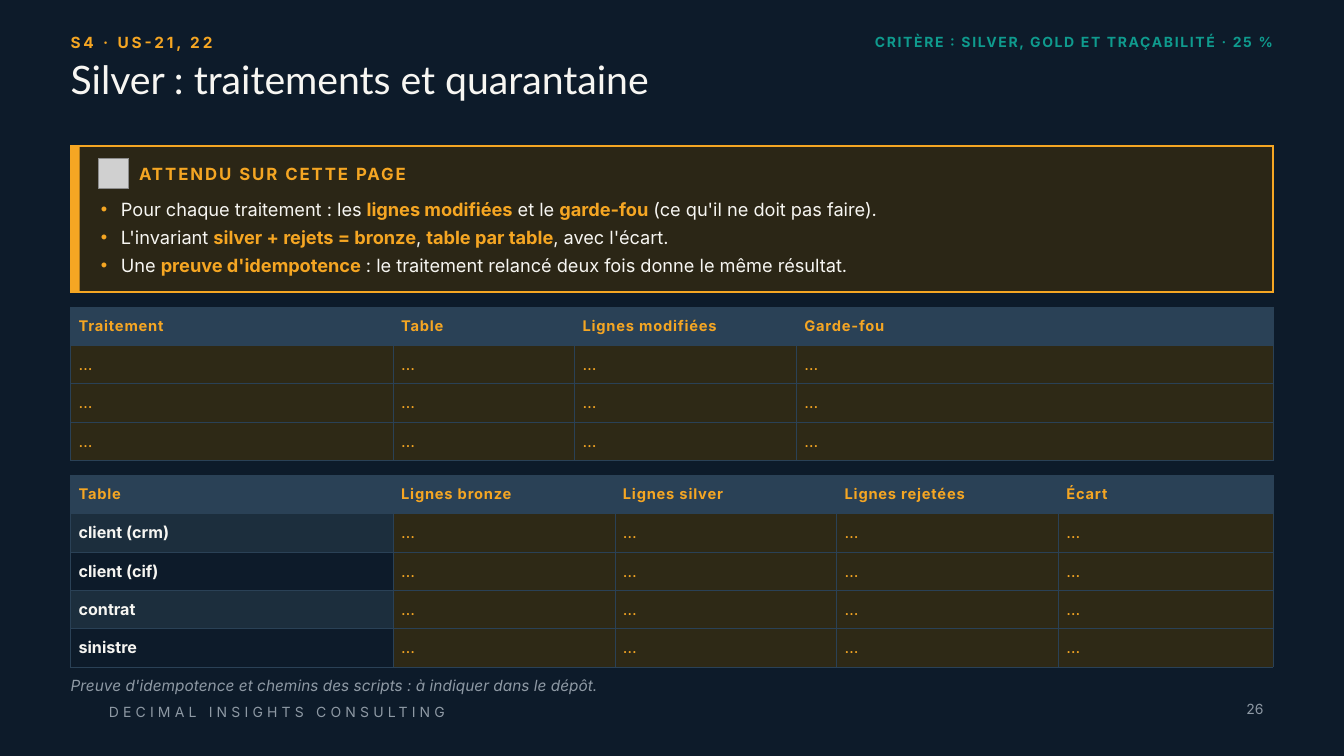
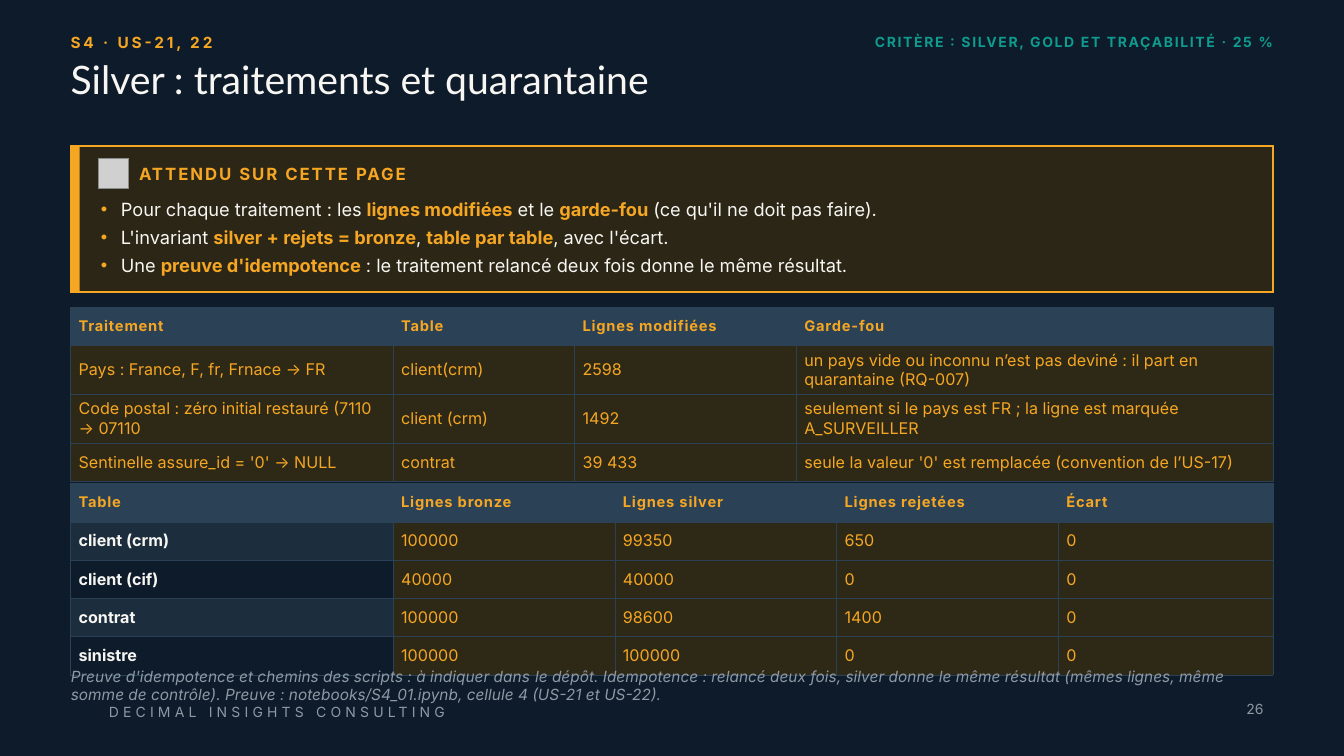
Before and after one commit to Samii05/td-qualite-g01, a slide deck: slide 26 of livrables/Livrable_Groupe_TD_AssurConnect.pptx. Drawn at 1344x756 pixels with LibreOffice and Linux fonts; fonts in the diff are those of the drawing; grey boxes stand for pictures; background and template pictures are left out. Boxes give left, top, right and bottom in pixels: in the first picture for what was removed or moved away, otherwise in the second. Text is boxed around its words. In the diff, an @@ line names an element or a change of style, - is before the commit and + after.

Commit message:
S4: silver standardisé, quarantaine porte S, conservation et idempotence (US-21, US-22)

```diff
--- a/livrables/Livrable_Groupe_TD_AssurConnect.pptx
+++ b/livrables/Livrable_Groupe_TD_AssurConnect.pptx
@@ table at (71,308,1273,482) @@
-row 2: … | … | … | …
+row 2: Pays : France, F, fr, Frnace → FR | client(crm) | 2598 | un pays vide ou inconnu n’est pas deviné : il part en quarantaine (RQ-007)
-row 3: … | … | … | …
+row 3: Code postal : zéro initial restauré (7110 → 07110 | client (crm) | 1492 | seulement si le pays est FR ; la ligne est marquée A_SURVEILLER
-row 4: … | … | … | …
+row 4: Sentinelle assure_id = '0' → NULL | contrat | 39 433 | seule la valeur '0' est remplacée (convention de l’US-17)
@@ table at (71,484,1273,676) @@
-row 2: client (crm) | … | … | … | …
+row 2: client (crm) | 100000 | 99350 | 650 | 0
-row 3: client (cif) | … | … | … | …
+row 3: client (cif) | 40000 | 40000 | 0 | 0
-row 4: contrat | … | … | … | …
+row 4: contrat | 100000 | 98600 | 1400 | 0
-row 5: sinistre | … | … | … | …
+row 5: sinistre | 100000 | 100000 | 0 | 0
@@ table: place and size @@
-table at (71,476,1273,667)
+table at (71,484,1273,676)
@@ text at (71,668,1224,703): text changed @@
-Preuve d'idempotence et chemins des scripts : à indiquer dans le dépôt.
+Preuve d'idempotence et chemins des scripts : à indiquer dans le dépôt. Idempotence : relancé deux fois, silver donne le même résultat (mêmes lignes, même somme de contrôle). Preuve : notebooks/S4_01.ipynb, cellule 4 (US-21 et US-22).
```
Also in this commit, not shown: 1 other slide changed, 1 other file.
